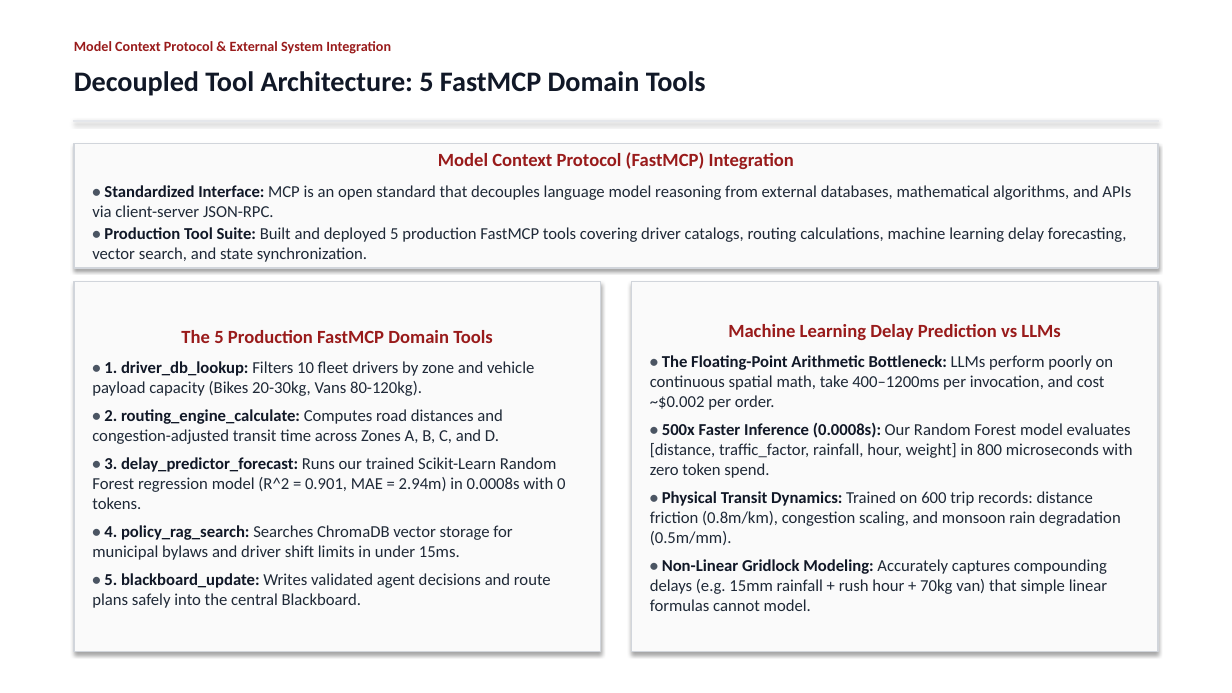
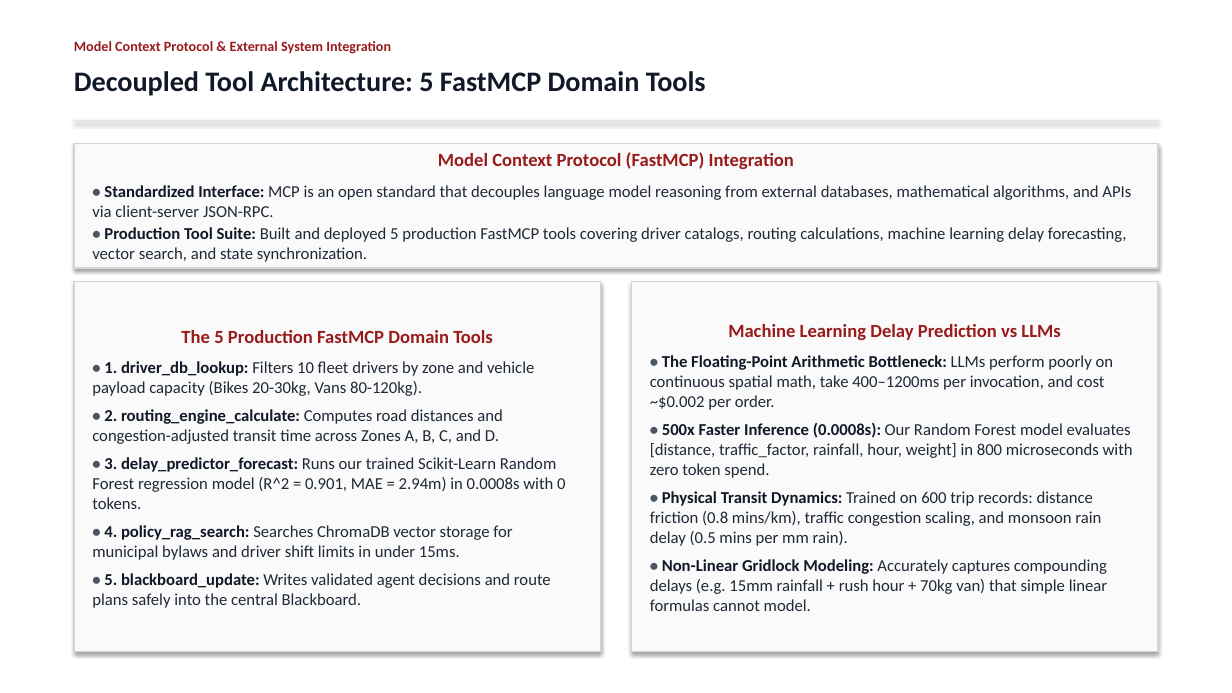
Before and after one commit to Akshat5091/DeliveryFleet-MAS, a slide deck: slide 15 of Eval 2 Documents/DeliveryFleet_MAS_Evaluation2_Master_Presentation.pptx. Drawn at 1232x693 pixels with LibreOffice and Linux fonts; fonts in the diff are those of the drawing. Boxes give left, top, right and bottom in pixels: in the first picture for what was removed or moved away, otherwise in the second. Text is boxed around its words. In the diff, an @@ line names an element or a change of style, - is before the commit and + after.

```diff
--- a/Eval 2 Documents/DeliveryFleet_MAS_Evaluation2_Master_Presentation.pptx
+++ b/Eval 2 Documents/DeliveryFleet_MAS_Evaluation2_Master_Presentation.pptx
@@ text in rectangle at <box>650,491,1101,546</box>: text changed @@
-• Physical Transit Dynamics: Trained on 600 trip records: distance friction (0.8m/km), congestion scaling, and monsoon rain degradation (0.5m/mm).
+• Physical Transit Dynamics: Trained on 600 trip records: distance friction (0.8 mins/km), traffic congestion scaling, and monsoon rain delay (0.5 mins per mm rain).
```
Also in this commit, not shown: 2 other slides changed, 3 other files.
